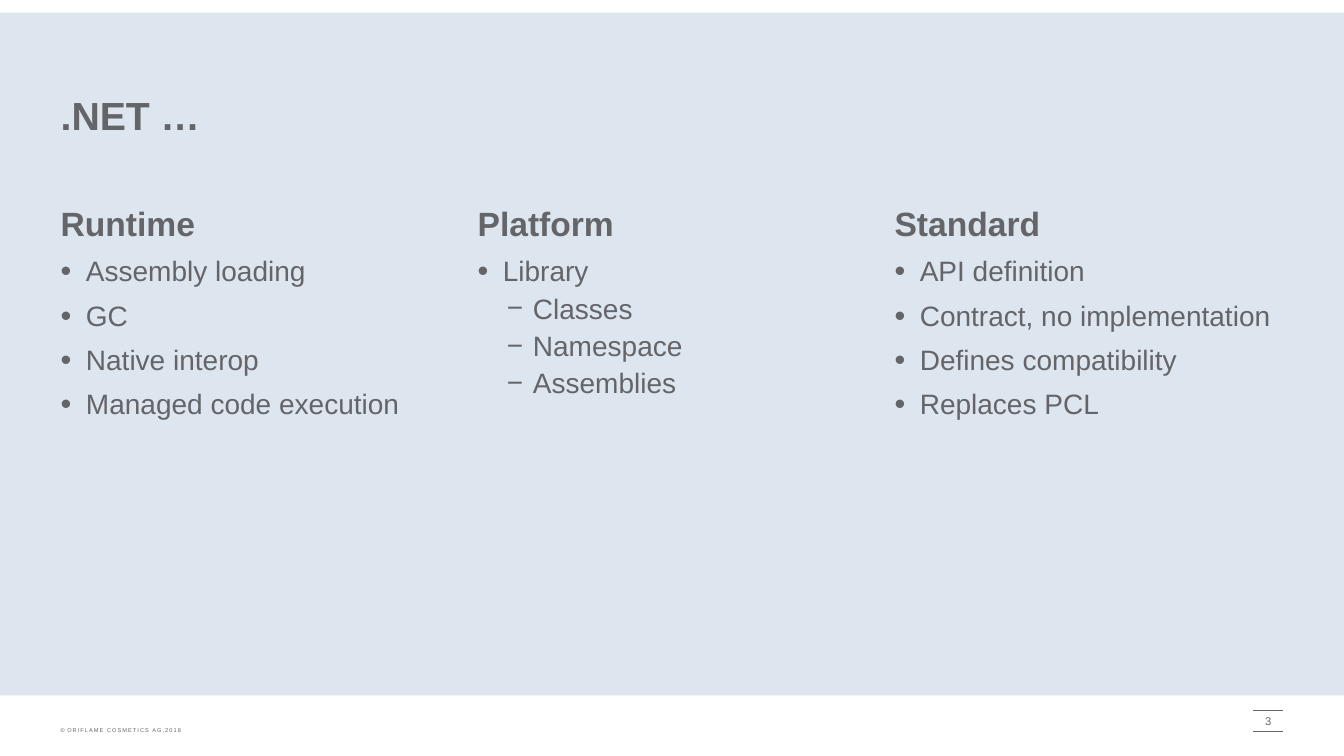
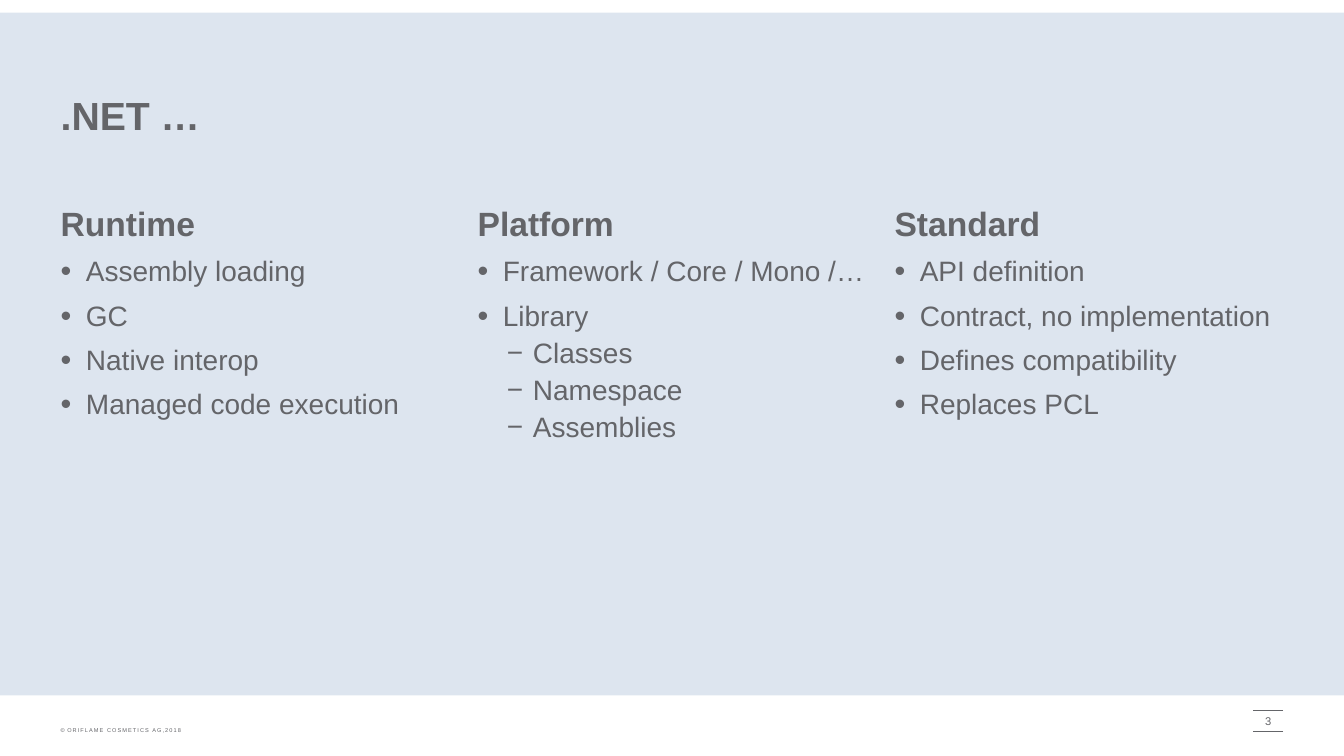
Before and after one commit to onpaj/coreintro, a slide deck: slide 3 of docs/CoreIntro.pptx. Drawn at 1344x756 pixels with LibreOffice and Linux fonts; fonts in the diff are those of the drawing; background and template pictures are left out. Boxes give left, top, right and bottom in pixels: in the first picture for what was removed or moved away, otherwise in the second. Text is boxed around its words. In the diff, an @@ line names an element or a change of style, - is before the commit and + after.

```diff
--- a/docs/CoreIntro.pptx
+++ b/docs/CoreIntro.pptx
@@ text at (503, 260, 820, 281): paragraph added @@
+• Framework / Core / Mono /…
```
Also in this commit, not shown: 3 other slides changed, 9 slides added, 1 slide removed, 7 other files.
